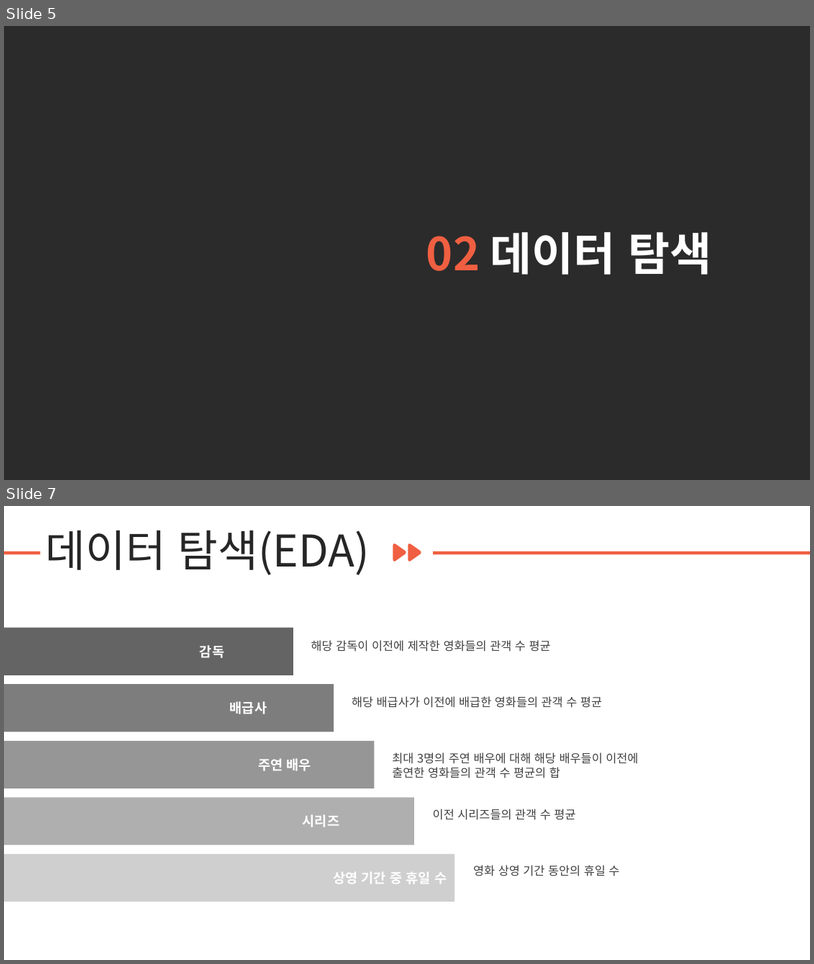
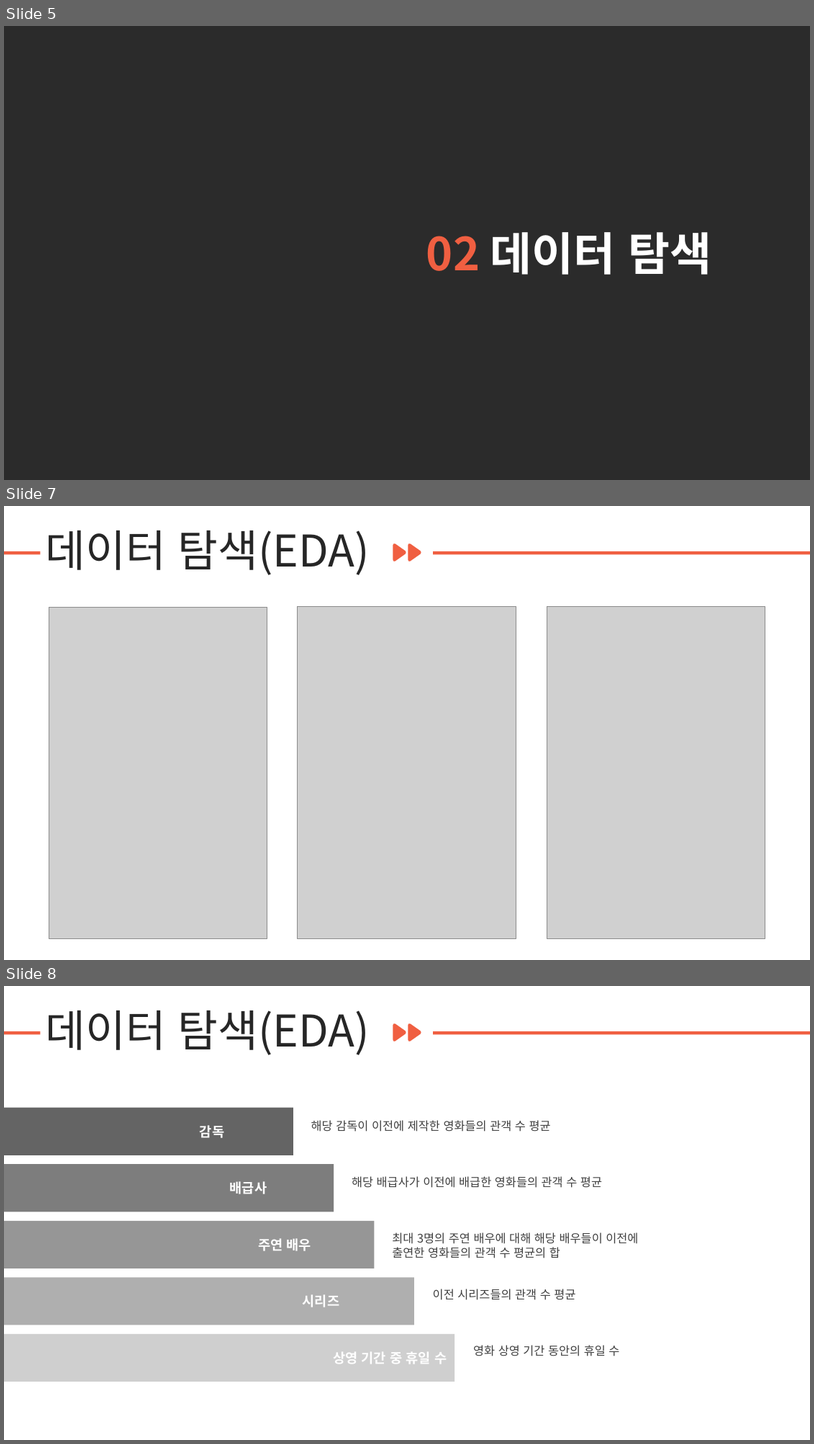
Before and after one commit to IllIIIllll/predict-number-of-audiences, a slide deck: prediction-of-movie-audience-numbers.pptx. Shown one above the other, each under a label of ours: slides 5 and 7 before the commit, slides 5, 7 and 8 after it; the slides between them are not shown. The pictures are 814x964 and 814x1444 pixels, drawn with LibreOffice and Linux fonts; fonts in the diff are those of the drawing; grey boxes stand for pictures; background and template pictures are left out; a plain dark background stands for a picture behind light text. Boxes give left, top, right and bottom in pixels: in the first picture for what was removed or moved away, otherwise in the second. Text is boxed around its words. In the diff, an @@ line names an element or a change of style, - is before the commit and + after.

Commit message:
docs: Add histogram in PowerPoint
관객 수 히스토그램 추가

```diff
--- a/prediction-of-movie-audience-numbers.pptx
+++ b/prediction-of-movie-audience-numbers.pptx
@@ slide 7 added at <box>4,506,810,960</box>, background #FFFFFF; not listed: 4 template elements that a slide beside it also shows @@
@@ text added at <box>46,530,370,575</box>, 52 pt, text #262626 @@
+데이터 탐색(EDA)
@@ picture added at <box>49,607,267,939</box> @@
@@ picture added at <box>298,607,517,939</box> @@
@@ picture added at <box>548,607,766,939</box> @@
@@ what was slide 7 is now slide 8 @@
```
